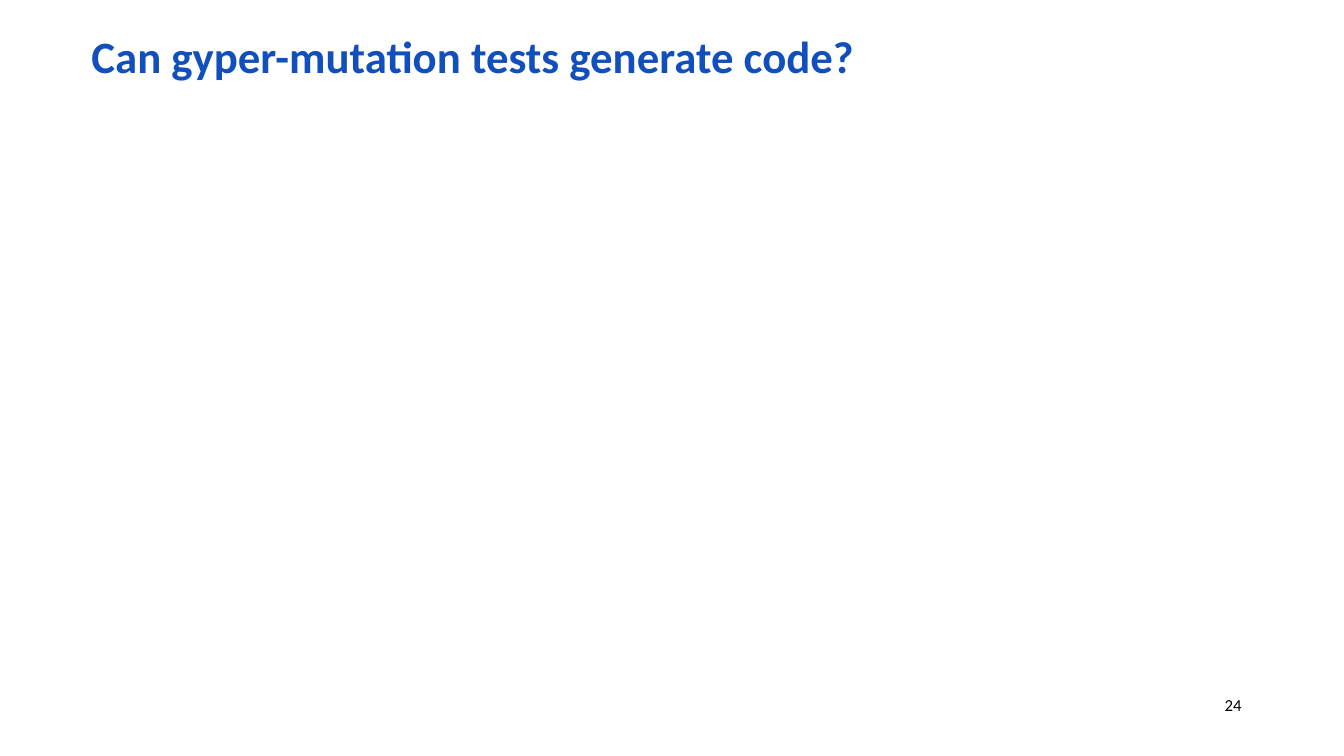
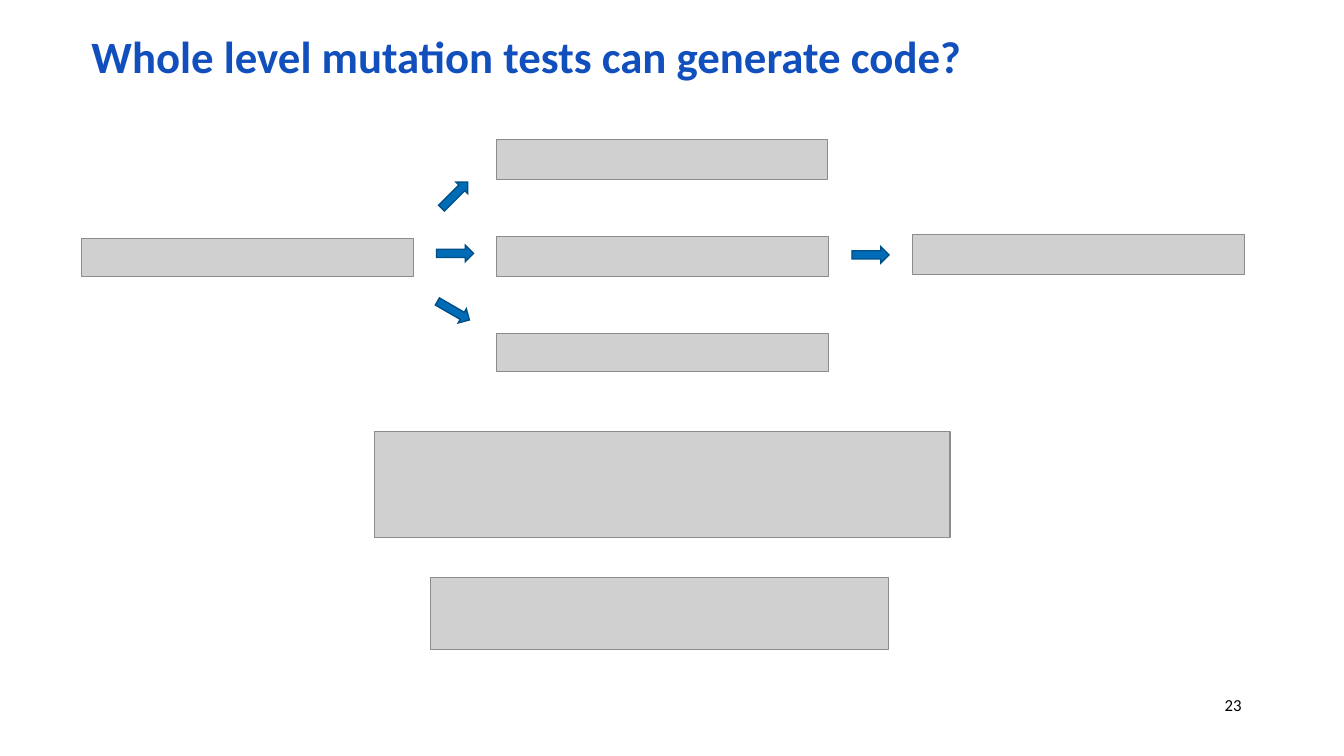
Before and after one commit to wolf-off/Stryker-demo, a slide deck: slide 23 of Mutation [Autosaved].pptx (slide 24 before the commit). Drawn at 1344x756 pixels with LibreOffice and Linux fonts; fonts in the diff are those of the drawing; grey boxes stand for pictures; background and template pictures are left out. Boxes give left, top, right and bottom in pixels: in the first picture for what was removed or moved away, otherwise in the second. Text is boxed around its words. In the diff, an @@ line names an element or a change of style, - is before the commit and + after.

```diff
--- a/Mutation [Autosaved].pptx
+++ b/Mutation [Autosaved].pptx
@@ text at bbox=[91, 41, 961, 81]: text changed @@
-Can gyper-mutation tests generate code?
+Whole level mutation tests can generate code?
@@ picture added at bbox=[497, 139, 828, 179] @@
@@ right arrow added at bbox=[436, 176, 474, 213], fill #006CB7, outline #005087 1 pt @@
@@ picture added at bbox=[82, 239, 413, 277] @@
@@ picture added at bbox=[497, 237, 829, 277] @@
@@ picture added at bbox=[912, 235, 1244, 275] @@
@@ right arrow added at bbox=[437, 245, 474, 261], fill #006CB7, outline #005087 1 pt @@
@@ right arrow added at bbox=[852, 247, 889, 263], fill #006CB7, outline #005087 1 pt @@
@@ right arrow added at bbox=[433, 294, 473, 327], fill #006CB7, outline #005087 1 pt @@
@@ picture added at bbox=[497, 334, 829, 372] @@
@@ picture added at bbox=[374, 432, 950, 537] @@
@@ picture added at bbox=[431, 578, 889, 649] @@
@@ page number at bbox=[1225, 700, 1242, 711]: text changed @@
-24
+23
```
Also in this commit, not shown: 1 other slide changed, 1 slide removed, 11 other files.
